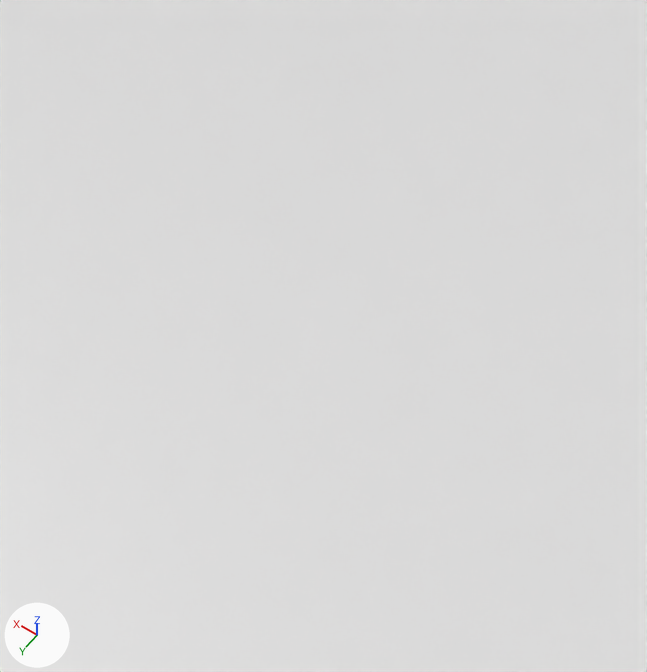
Two versions of the Blender file my-game2/scenes/hcube.blend, one commit apart.
Both versions are drawn from a 50 mm camera at (-2.7, -6.0, 15.7) aimed at (1.3, -11.6, 6.9). The axes (+X, +Y, +Z) are drawn at lower left. The lights are the same throughout.

In view in the first picture: 'Floor'.
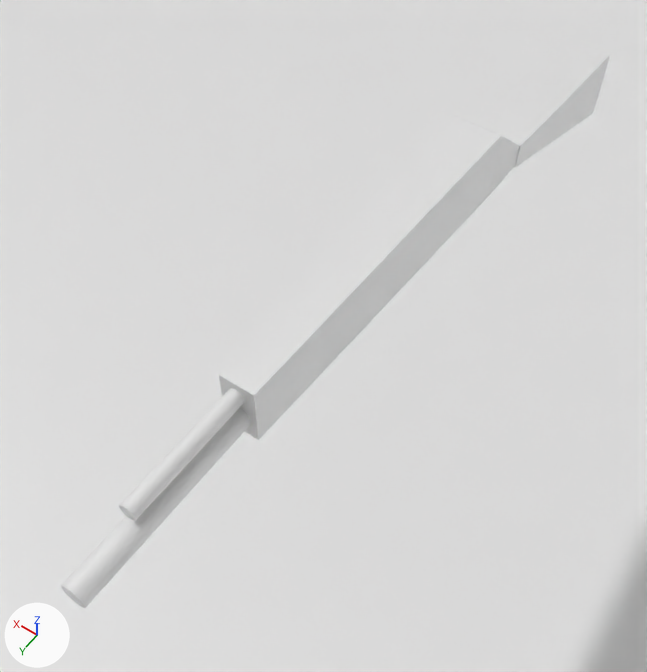
What differs and where, as boxes (x1, y1, x2, y2) in the pictures (647 x 672 px):
'Gun', added: after (219, 115, 501, 440)
'Tail', added: after (473, 40, 610, 167)
'LongTube', added: after (61, 408, 251, 608)
'Cylinder', added: after (119, 388, 245, 521)
'Cube.001', added: after (454, 115, 519, 194)

What changed in the scene script:
```text
Add me_cube_001:
    me_cube_001.from_pydata([(-0.63, -1.0, -0.79), (-0.61, -1.0, 0.85), (-1.0, 1.0, -1.0), (-1.0, 1.0, 1.0), (0.67, -1.0, -0.8), (0.67, -1.0, 0.86), (1.0, 1.0, -1.0), (1.0, 1.0, 1.0)], [], [(0, 1, 3, 2), (2, 3, 7, 6), (6, 7, 5, 4), (4, 5, 1, 0), (2, 6, 4, 0), (7, 3, 1, 5)])
Add me_cube_003:
    me_cube_003.from_pydata([(-1.0, -1.01, -0.76), (-1.0, -1.0, 1.0), (-1.0, 2.01, -5.61), (-1.0, 2.0, -0.4), (1.0, -1.02, -0.73), (1.0, -1.0, 1.0), (1.0, 2.0, -5.46), (0.9, 2.02, -0.4)], [], [(0, 1, 3, 2), (2, 3, 7, 6), (6, 7, 5, 4), (4, 5, 1, 0), (2, 6, 4, 0), (7, 3, 1, 5)])
Add me_cylinder_001:
    me_cylinder_001.from_pydata(...)  # a 32-sided cylinder along z spanning x -1.0..1.0, y -1.0..1.0, z -1.0..1.0
Add me_cylinder:
    me_cylinder.from_pydata(...)  # a 32-sided cylinder along z spanning x -1.0..1.0, y -1.0..1.0, z -1.0..1.0
Add me_cube_002:
    me_cube_002.from_pydata([(-1.0, -1.0, -1.0), (-1.0, -1.0, 1.0), (-0.98, 0.77, -1.0), (-0.99, 0.72, -0.24), (1.0, -1.0, -1.0), (1.0, -1.0, 1.0), (1.0, 0.74, -1.0), (1.0, 0.74, -0.27)], [], [(0, 1, 3, 2), (2, 3, 7, 6), (6, 7, 5, 4), (4, 5, 1, 0), (2, 6, 4, 0), (7, 3, 1, 5)])
Add ob_tail:
    ob_tail = bpy.data.objects.new('Tail', me_cube_003)
    ob_tail.parent = ob_gun
    ob_tail.matrix_parent_inverse = Matrix(((2.857, 0.0, 0.0, 0.0), (0.0, 0.417, 0.0, 0.0), (0.0, 0.0, 2.0, 0.0), (0.0, 0.0, 0.0, 1.0)))
    ob_tail.location = (-0.00786, 4.102, -0.345)
    ob_tail.scale = (-0.376, 1.0, 0.208)
Add ob_gun:
    ob_gun = bpy.data.objects.new('Gun', me_cube_001)
    ob_gun.location = (1.0, -12.0, 8.0)
    ob_gun.rotation_euler = (0.0, 0.0, -3.142)  # degrees (0, 0, -180)
    ob_gun.scale = (0.35, 2.4, 0.5)
Add ob_longtube:
    ob_longtube = bpy.data.objects.new('LongTube', me_cylinder_001)
    ob_longtube.parent = ob_gun
    ob_longtube.matrix_parent_inverse = Matrix(((2.857, 0.0, 0.0, 0.0), (0.0, 0.417, 0.0, 0.0), (0.0, 0.0, 2.0, 0.0), (0.0, 0.0, 0.0, 1.0)))
    ob_longtube.location = (0.00285, -3.601, -0.126)
    ob_longtube.rotation_euler = (1.571, 0.0, 0.0)  # degrees (90, 0, 0)
    ob_longtube.scale = (0.15, 0.15, 1.2)
Add ob_cylinder:
    ob_cylinder = bpy.data.objects.new('Cylinder', me_cylinder)
    ob_cylinder.parent = ob_gun
    ob_cylinder.matrix_parent_inverse = Matrix(((2.857, 0.0, 0.0, 0.0), (0.0, 0.417, 0.0, 0.0), (0.0, 0.0, 2.0, 0.0), (0.0, 0.0, 0.0, 1.0)))
    ob_cylinder.location = (0.00285, -3.199, 0.237)
    ob_cylinder.rotation_euler = (1.571, 0.0, 0.0)  # degrees (90, 0, 0)
    ob_cylinder.scale = (0.1, 0.1, 0.8)
Add ob_cube_001:
    ob_cube_001 = bpy.data.objects.new('Cube.001', me_cube_002)
    ob_cube_001.parent = ob_gun
    ob_cube_001.matrix_parent_inverse = Matrix(((2.857, 0.0, 0.0, 0.0), (0.0, 0.417, 0.0, 0.0), (0.0, 0.0, 2.0, 0.0), (0.0, 0.0, 0.0, 1.0)))
    ob_cube_001.location = (0.0, 2.804, 0.0)
    ob_cube_001.scale = (0.35, 0.4, 0.5)
```
